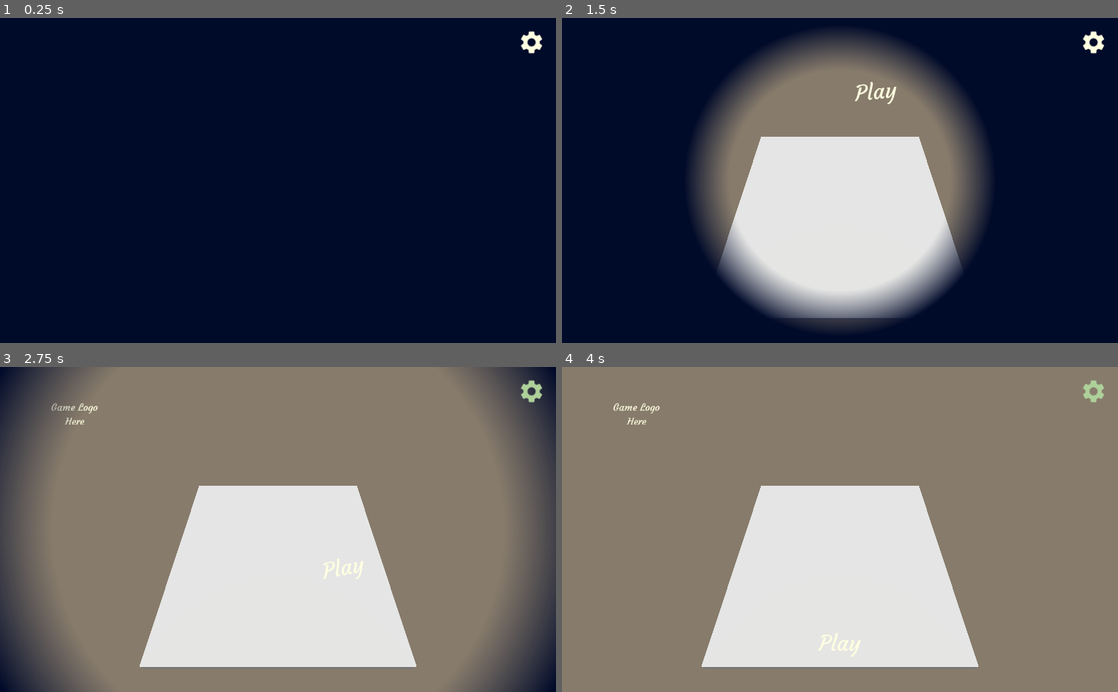
Above: before the commit, frames 1-4 (two rows, left to right).
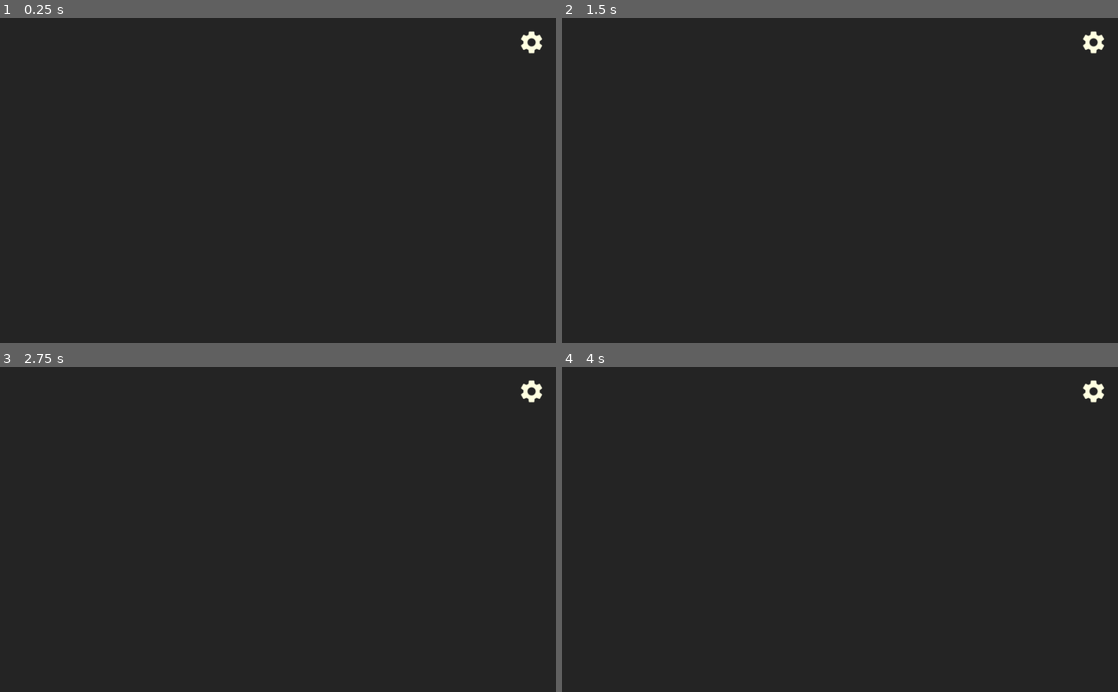
Above: after the commit, the same moments.

Repository: mathgeniuszach/cozy-autumn-jam
Game: Godot game, scene res://scenes/Main.tscn
Same seed, same stepped clock (60 frames per second), same inputs: the game is played once before the commit and once after it.
Inputs:
- Up to frame 1 (0.25 s): no input
- Up to frame 2 (1.5 s): hold D (right) 0.53-1.28 s; tap Space (action) at 0.6 s; tap Tab (ui_focus_next) at 0.8, 1.35 s; hold S (down) from 1.28 s (still down)
- Up to frame 3 (2.75 s): tap Space (action) at 1.55, 2.1 s; release S (down) at 2.03 s; hold D (right) from 2.03 s (still down); tap Tab (ui_focus_next) at 2.3 s
- Up to frame 4 (4 s): release D (right) at 2.78 s; hold W (up) 2.78-3.53 s; tap Tab (ui_focus_next) at 2.85, 3.8 s; tap Space (action) at 3.05, 3.6 s; hold A (left) from 3.53 s (still down)

The runs differ from the first frame. In frame 1, 100% of the frame differs, in the area x 0-100%, y 0-100%; in frame 2, 96%; in frame 3, 98%; in frame 4, 100%.
Error after the commit: Parse Error: Variable "Timer" shadows a native class. (res://scripts/Main.gd:17)

Commit message:
Interactive objects

Diff:
--- a/data/dialogue/example/text.json
+++ b/data/dialogue/example/text.json
@@ -1,7 +1,7 @@
 [
 	{
 		"Name": "Bob",
-		"Text": "[wave amp=30 freq=5]Hello world![/wave]",
+		"Text": "Once Upon a Time, there was a young Witch. A very grouchy, seclusive, and very, [bold]very[/bold] tired witch.",
 		"Emotion": "Neutral"
 	},
 	{
--- a/data/dialogue/opening.json
+++ b/data/dialogue/opening.json
@@ -5,11 +5,11 @@
     },
     {
         "Name": "...",
-        "Text": "She was so tired and frumpish because, in her own words, she did not like people. Saying they always got in the way of her very [s]Un[/s]Important work."
+        "Text": "She was so tired and frumpish, because, in her own words, she did not \"like people\". They always got in the way of her very \"important\" work."
     },
     {
         "Name": "...",
-        "Text": "That is until one fateful day, when she received a letter saying that she had just inherited a shop close to a quiet little village in the words."
+        "Text": "That is until one fateful day, when she received a letter saying that she had just inherited a shop close to a quiet little village in the woods."
     },
     {
         "Name": "...",
--- a/data/dialogue/text.json
+++ /dev/null
@@ -1,17 +0,0 @@
-[
-	{
-		"Name": "Bob",
-		"Text": "Once Upon a Time, there was a young Witch. A very grouchy, seclusive, and very, [bold]very[/bold] tired witch.",
-		"Emotion": "Neutral"
-	},
-	{
-		"Name": "Fred",
-		"Text": "[shake rate=5 level=10]Interesting dialogue[/shake]",
-		"Emotion": "Neutral"
-	},
-	{
-		"Name": "Bob",
-		"Text": "[rainbow freq=0.2 sat=10 val=20]WOW[/rainbow]",
-		"Emotion": "Neutral"
-	}
-]
--- /dev/null
+++ b/data/dialogue/wall.json
@@ -0,0 +1,6 @@
+[
+    {
+        "Name": "Tired Witch",
+		"Text": "It's a wall."
+    }
+]
--- a/project.godot
+++ b/project.godot
@@ -13,6 +13,7 @@
 config/name="CozyWitch"
 run/main_scene="res://scenes/Main.tscn"
 boot_splash/show_image=false
+boot_splash/bg_color=Color( 0.141176, 0.141176, 0.141176, 1 )
 config/icon="res://icon.png"
 
 [gui]
--- a/scenes/Main.tscn
+++ b/scenes/Main.tscn
@@ -23,4 +23,8 @@
 
 [node name="World" parent="." instance=ExtResource( 3 )]
 
+[node name="Timer" type="Timer" parent="."]
+
 [connection signal="anim_done" from="UI/Title" to="." method="_anim_done"]
+[connection signal="dialogue_end" from="UI/Dialogue" to="." method="_dialogue_done"]
+[connection signal="interact" from="World" to="." method="_interact"]
--- a/scenes/Title.tscn
+++ b/scenes/Title.tscn
@@ -3,7 +3,6 @@
 [ext_resource path="res://scripts/Title.gd" type="Script" id=1]
 [ext_resource path="res://assets/Theme.tres" type="Theme" id=2]
 [ext_resource path="res://scripts/FadeOut.gd" type="Script" id=3]
-[ext_resource path="res://scripts/Play.gd" type="Script" id=4]
 
 [sub_resource type="Shader" id=1]
 code = "shader_type canvas_item;
@@ -172,6 +171,21 @@
 "values": [ true ]
 }
 
+[sub_resource type="Animation" id=8]
+resource_name = "enter"
+tracks/0/type = "value"
+tracks/0/path = NodePath("Fader:fade")
+tracks/0/interp = 1
+tracks/0/loop_wrap = true
+tracks/0/imported = false
+tracks/0/enabled = true
+tracks/0/keys = {
+"times": PoolRealArray( 0, 1 ),
+"transitions": PoolRealArray( 1, 1 ),
+"update": 0,
+"values": [ 0.0, 1.0 ]
+}
+
 [sub_resource type="Animation" id=6]
 resource_name = "open"
 step = 0.05
@@ -366,7 +380,7 @@
 material = SubResource( 2 )
 anchor_right = 1.0
 anchor_bottom = 1.0
-color = Color( 0, 0.0392157, 0.160784, 1 )
+color = Color( 0.141176, 0.141176, 0.141176, 1 )
 script = ExtResource( 3 )
 
 [node name="Play" type="Button" parent="."]
@@ -379,11 +393,11 @@
 rect_pivot_offset = Vector2( 50, 30 )
 disabled = true
 text = "Play"
-script = ExtResource( 4 )
 
 [node name="Animator" type="AnimationPlayer" parent="."]
 anims/RESET = SubResource( 7 )
 anims/end = SubResource( 4 )
+anims/enter = SubResource( 8 )
 anims/open = SubResource( 6 )
 anims/play = SubResource( 5 )
 
--- a/scenes/World.tscn
+++ b/scenes/World.tscn
@@ -8,7 +8,21 @@
 ambient_light_energy = 0.5
 ambient_light_sky_contribution = 0.5
 
+[sub_resource type="SpatialMaterial" id=3]
+albedo_color = Color( 0.25098, 0.333333, 0.341176, 1 )
+
 [sub_resource type="CubeMesh" id=2]
+material = SubResource( 3 )
+
+[sub_resource type="CylinderShape" id=7]
+
+[sub_resource type="CylinderMesh" id=8]
+
+[sub_resource type="CylinderMesh" id=6]
+
+[sub_resource type="BoxShape" id=9]
+
+[sub_resource type="CubeMesh" id=10]
 
 [node name="World" type="Spatial"]
 script = ExtResource( 1 )
@@ -24,3 +38,26 @@
 
 [node name="DirectionalLight" type="DirectionalLight" parent="."]
 transform = Transform( 0.992119, -0.0477375, 0.115849, -0.0811735, 0.459447, 0.884488, -0.0954495, -0.886922, 0.451951, 0, 4.41, 0 )
+
+[node name="Player" type="KinematicBody" parent="."]
+transform = Transform( 0.5, 0, 0, 0, 0.5, 0, 0, 0, 0.5, 0, 0.7, 0 )
+visible = false
+
+[node name="CollisionShape" type="CollisionShape" parent="Player"]
+shape = SubResource( 7 )
+
+[node name="MeshInstance" type="MeshInstance" parent="Player"]
+mesh = SubResource( 8 )
+
+[node name="MeshInstance2" type="MeshInstance" parent="Player"]
+transform = Transform( 0.739351, 0, 0, 0, 0.340675, 0, 0, 0, 1, 0, 0, -0.455176 )
+mesh = SubResource( 6 )
+
+[node name="w1" type="StaticBody" parent="."]
+transform = Transform( 1, 0, 0, 0, 1, 0, 0, 0, 1, 0, 0, -2.41514 )
+
+[node name="CollisionShape" type="CollisionShape" parent="w1"]
+shape = SubResource( 9 )
+
+[node name="MeshInstance" type="MeshInstance" parent="w1"]
+mesh = SubResource( 10 )
--- a/scripts/Main.gd
+++ b/scripts/Main.gd
@@ -10,20 +10,34 @@
 	End
 }
 
+onready var Title = $UI/Title
+onready var OptionsButton = $UI/Options/Button
+onready var Dialogue = $UI/Dialogue
+onready var UI = $UI
+onready var Timer = $Timer
+onready var World = $World
+onready var Player = $World/Player
+
+var creating = false
+var created = null
+var level = 1
+
 func set_state(v):
-	state = v
+	if state != v:
+		if state == GameState.Dialogue:
+			World.unlocked = true
+			World.no_act_time = 0.5
+		state = v
+		if state == GameState.Dialogue:
+			World.unlocked = false
 	time = 0
 var state = GameState.Wait setget set_state
 var time = 0
 
-onready var Title = $UI/Title
-onready var OptionsButton = $UI/Options/Button
-onready var Dialogue = $UI/Dialogue
-
 func _process(delta):
 	# If nothing else is focused and the user focuses, select the options button
 	if Input.is_action_just_pressed("ui_focus_next") or Input.is_action_just_pressed("ui_focus_prev"):
-		if not $UI.get_focus_owner():
+		if not UI.get_focus_owner():
 			OptionsButton.grab_focus()
 
 	time += delta
@@ -39,5 +53,24 @@
 func _anim_done(anim: String):
 	match anim:
 		"play":
+			Timer.start(0.3)
+			yield(Timer, "timeout")
+			Player.visible = true
+			Dialogue.start("opening")
 			self.state = GameState.Dialogue
-			Dialogue.start("opening")
+		"enter":
+			self.state = GameState.Moving
+
+func _dialogue_done(conversation: String):
+	match conversation:
+		"opening":
+			Timer.start(0.3)
+			yield(Timer, "timeout")
+			Title.animate("enter", 1.1)
+		_:
+			self.state = GameState.Moving
+
+func _interact(object: String):
+	if object[0] == "w":
+		Dialogue.start("wall")
+		self.state = GameState.Dialogue
--- a/scripts/Play.gd
+++ /dev/null
@@ -1 +0,0 @@
-extends Button
--- a/scripts/World.gd
+++ b/scripts/World.gd
@@ -1 +1,59 @@
 extends Spatial
+
+signal interact(object)
+
+const move_map = {
+	"up": Vector2(-1, 0),
+	"down": Vector2(1, 0),
+	"left": Vector2(0, -1),
+	"right": Vector2(0, 1)
+}
+
+onready var Player = $Player
+
+## The rate at which angular_velocity increases.
+#export var angular_acceleration = 5
+## Angle at which angular_velocity no longer increases.
+#export var angular_turn_point = 1
+## Time in seconds it takes to correct once angular_turn_point is hit.
+#export var angular_correction_time = 0.5
+## Maximum angular velocity, without the sign.
+#export var max_angular_speed = 10
+
+export var speed = 3
+export var angular_speed = 10
+export var resistance = 500
+
+var motion: Vector3 = Vector3.ZERO
+var last_move_vec = move_map["up"]
+var last_move_angle = move_map["up"].angle()
+
+var unlocked = false
+var no_act_time = 0
+
+func _process(delta):
+	if unlocked:
+		var move_vec: Vector2 = Vector2.ZERO
+		for input in move_map:
+			if Input.is_action_pressed(input):
+				move_vec += move_map[input]
+		move_vec = move_vec.normalized()
+
+		if move_vec != Vector2.ZERO:
+			last_move_vec = Vector3(move_vec.y, 0, move_vec.x)
+			last_move_angle = move_vec.angle()
+
+		var look = fmod(last_move_angle - Player.rotation.y + TAU, TAU) - PI
+		if look:
+			Player.rotate_y(sign(look)*min(abs(look), angular_speed*delta))
+		if abs(look) < 0.5 and move_vec != Vector2.ZERO:
+			Player.move_and_slide(last_move_vec*speed)
+
+		if no_act_time:
+			no_act_time -= delta
+			if no_act_time < 0: no_act_time = 0
+		else:
+			if Input.is_action_just_pressed("action"):
+				var looking_at = get_world().direct_space_state.intersect_ray(Player.translation, Player.translation + last_move_vec, [Player])
+				if looking_at and looking_at["collider"]:
+					emit_signal("interact", looking_at["collider"].name)
--- a/systems/DialogueSystem/Dialogue.gd
+++ b/systems/DialogueSystem/Dialogue.gd
@@ -4,7 +4,7 @@
 
 var conversation = ""
 export var text_speed = 0.04
-export var text_full_stop = 0.4
+export var text_full_stop = 0.8
 export var text_half_stop = 0.2
 
 var dialogue
@@ -19,9 +19,9 @@
 onready var portrait = $DialogueBox/Portrait
 onready var indicator = $DialogueBox/Indicator
 
-signal dialogue_end
+signal dialogue_end(conversation)
 
-func _process(delta):
+func _process(_delta):
 	$DialogueBox.visible = active
 	indicator.visible = phrase_finished
 
@@ -41,7 +41,6 @@
 	phrase_finished = true
 	playing = false
 	active = false
-	emit_signal("dialogue_end")
 
 func next():
 	if playing:
@@ -71,8 +70,8 @@
 func _next_phrase():
 	if phrase_num >= len(dialogue):
 		phrase_finished = true
+		if active: emit_signal("dialogue_end", conversation)
 		active = false
-		emit_signal("dialogue_end")
 		return
 
 	phrase_finished = false
@@ -94,22 +93,22 @@
 
 	timer.wait_time = text_speed
 	while textUI.visible_characters < len(textUI.text):
+		if textUI.visible_characters:
+			match textUI.text[textUI.visible_characters-1]:
+				'.', ';':
+					timer.wait_time = text_speed + text_full_stop
+				',':
+					timer.wait_time = text_speed + text_half_stop
+				_:
+					timer.wait_time = text_speed
+
 		timer.start()
 		yield(timer, "timeout")
-
-		#add dialogue sfx here
-
-		match textUI.text[textUI.visible_characters]:
-			'.':
-				timer.wait_time = text_speed + text_full_stop
-			',':
-				timer.wait_time = text_speed + text_half_stop
-			_:
-				timer.wait_time = text_speed
 
 		if playing:
 			textUI.visible_characters += 1
 
+			# Add dialogue sfx here
+
 	phrase_finished = true
 	phrase_num += 1
-	return
--- a/systems/DialogueSystem/Dialogue.tscn
+++ b/systems/DialogueSystem/Dialogue.tscn
@@ -1,9 +1,12 @@
-[gd_scene load_steps=9 format=2]
+[gd_scene load_steps=15 format=2]
 
+[ext_resource path="res://assets/fonts/Mali-Regular.ttf" type="DynamicFontData" id=1]
 [ext_resource path="res://assets/vectors/triangle_up.svg" type="Texture" id=2]
-[ext_resource path="res://assets/fonts/IndieFlower-Regular.ttf" type="DynamicFontData" id=3]
+[ext_resource path="res://assets/fonts/Mali-Bold.ttf" type="DynamicFontData" id=3]
 [ext_resource path="res://assets/fonts/Courgette-Regular.ttf" type="DynamicFontData" id=4]
+[ext_resource path="res://assets/fonts/Mali-Italic.ttf" type="DynamicFontData" id=5]
 [ext_resource path="res://systems/DialogueSystem/Dialogue.gd" type="Script" id=6]
+[ext_resource path="res://assets/fonts/Mali-BoldItalic.ttf" type="DynamicFontData" id=7]
 
 [sub_resource type="StyleBoxFlat" id=3]
 bg_color = Color( 0.596078, 0.505882, 0.666667, 1 )
@@ -19,11 +22,38 @@
 
 [sub_resource type="DynamicFont" id=1]
 size = 28
+outline_color = Color( 0.886275, 0.85098, 0.894118, 1 )
+use_mipmaps = true
+use_filter = true
 font_data = ExtResource( 4 )
+
+[sub_resource type="DynamicFont" id=5]
+size = 24
+use_mipmaps = true
+use_filter = true
+extra_spacing_bottom = -8
+font_data = ExtResource( 7 )
+
+[sub_resource type="DynamicFont" id=6]
+size = 24
+use_mipmaps = true
+use_filter = true
+extra_spacing_bottom = -8
+font_data = ExtResource( 5 )
+
+[sub_resource type="DynamicFont" id=7]
+size = 24
+use_mipmaps = true
+use_filter = true
+extra_spacing_bottom = -8
+font_data = ExtResource( 3 )
 
 [sub_resource type="DynamicFont" id=2]
 size = 24
-font_data = ExtResource( 3 )
+use_mipmaps = true
+use_filter = true
+extra_spacing_bottom = -8
+font_data = ExtResource( 1 )
 
 [sub_resource type="Animation" id=4]
 resource_name = "Indicator_idle"
@@ -68,6 +98,7 @@
 custom_colors/default_color = Color( 0, 0, 0, 1 )
 custom_fonts/normal_font = SubResource( 1 )
 bbcode_enabled = true
+text = "Billy Bob Joe"
 __meta__ = {
 "_edit_use_anchors_": false
 }
@@ -76,15 +107,19 @@
 anchor_right = 1.0
 anchor_bottom = 1.0
 margin_left = 20.0
-margin_top = 40.0
-margin_right = -20.0
+margin_top = 45.0
+margin_right = -52.0
 margin_bottom = -10.0
 custom_colors/default_color = Color( 0, 0, 0, 1 )
+custom_fonts/bold_italics_font = SubResource( 5 )
+custom_fonts/italics_font = SubResource( 6 )
+custom_fonts/bold_font = SubResource( 7 )
 custom_fonts/normal_font = SubResource( 2 )
 bbcode_enabled = true
-__meta__ = {
-"_edit_use_anchors_": false
-}
+bbcode_text = "The [b]quick[/b] brown fox [i]jumped[/i] over the lazy dog.
+THE QUICK BROWN FOX JUMPED OVER THE LAZY DOG."
+text = "The quick brown fox jumped over the lazy dog.
+THE QUICK BROWN FOX JUMPED OVER THE LAZY DOG."
 
 [node name="Portrait" type="TextureRect" parent="DialogueBox"]
 margin_left = 11.0
@@ -99,10 +134,10 @@
 anchor_top = 1.0
 anchor_right = 1.0
 anchor_bottom = 1.0
-margin_left = -59.0
-margin_top = -56.9997
-margin_right = -19.0
-margin_bottom = -16.9997
+margin_left = -45.0
+margin_top = -45.0
+margin_right = -5.0
+margin_bottom = -5.99988
 rect_rotation = 180.0
 rect_pivot_offset = Vector2( 20, 20 )
 texture = ExtResource( 2 )
Binary file added: assets/fonts/Mali-Bold.ttf
Binary file added: assets/fonts/Mali-BoldItalic.ttf
Binary file added: assets/fonts/Mali-Italic.ttf
Binary file added: assets/fonts/Mali-Regular.ttf
Not shown: 1 places in scenes/World.tscn that only renumber resources
